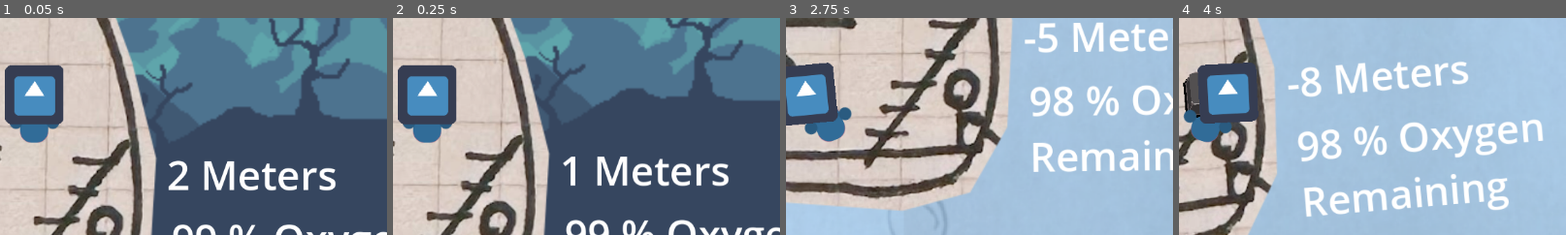
Above: before the commit, frames 1-4 (left to right).
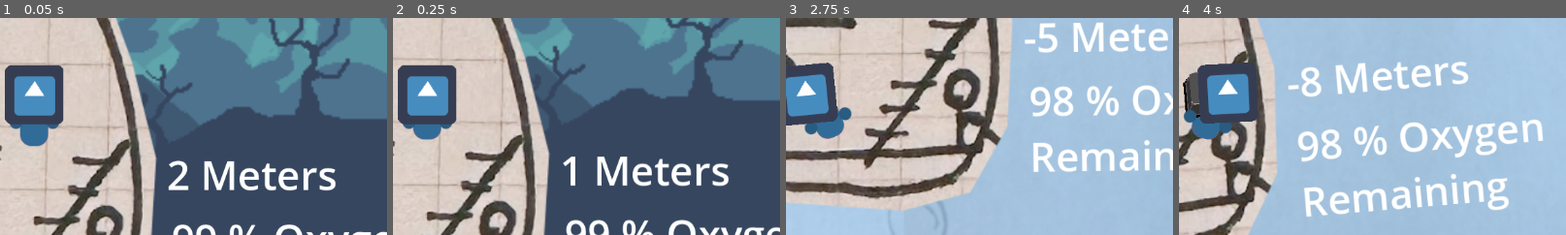
Above: after the commit, the same moments.

Repository: calzila/GGJ_2025
Game: Godot game, scene res://Overworld.tscn
Same seed, same stepped clock (60 frames per second), same inputs: the game is played once before the commit and once after it. The engine's default icon, where the game draws it, is replaced by a stand-in: a white triangle on a blue panel in a dark square.
Inputs:
- Up to frame 1 (0.05 s): no input
- Up to frame 2 (0.25 s): no input
- Up to frame 3 (2.75 s): tap Enter (ui_accept) at 0.5, 0.77, 1.52 s; hold D (move_right) 0.53-2.03 s; tap E (Grab) at 0.6, 1.35, 2.1 s; hold A (move_left) from 2.03 s (still down)
- Up to frame 4 (4 s): release A (move_left) at 2.78 s; hold D (move_right) from 2.78 s (still down); tap E (Grab) at 2.85, 3.6 s; tap Enter (ui_accept) at 3.02, 3.77 s
The pictures show only the part of the screen within x 46-95%, y 31-80%; the shares and areas given below are measured in that part.

The runs differ from the first frame. In frame 1, 0.2% of the frame differs, in the area x 5-13%, y 52-60%; in frame 2, 0.2%; in frame 3, 0.2%; in frame 4, 0.1%.
Error in both runs: Invalid assignment of property or key 'playerIsHolding' with value of type 'bool' on a base object of type 'Nil'. (res://grabber.gd:46)

Commit message:
Bobbing the player

Diff:
--- a/character.gd
+++ b/character.gd
@@ -26,7 +26,8 @@
 	#	velocity += get_gravity() * delta
 
 	# Bob the player
-	print(sin(Time.get_ticks_msec() / 1000.0 * 4))
+	var bobBase = sin(Time.get_ticks_msec() / 1000.0 * 15)
+	$Body.position = (Vector2(0,-32.8) + (Vector2(0,bobBase * 5)))
 
 
 	var headLookDirection = linear_velocity.normalized()
